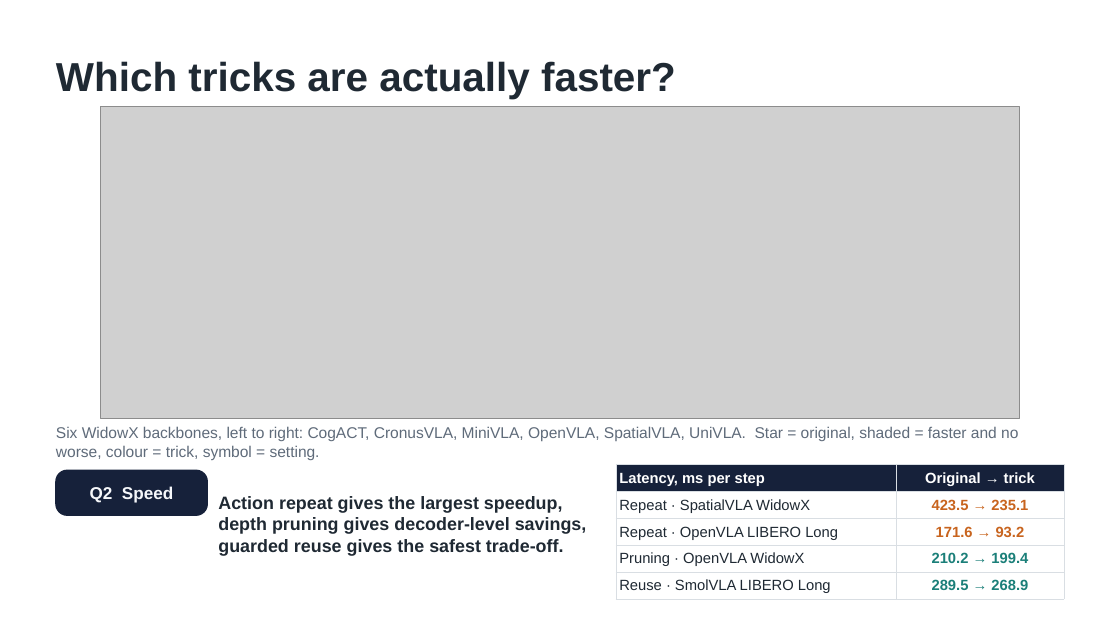
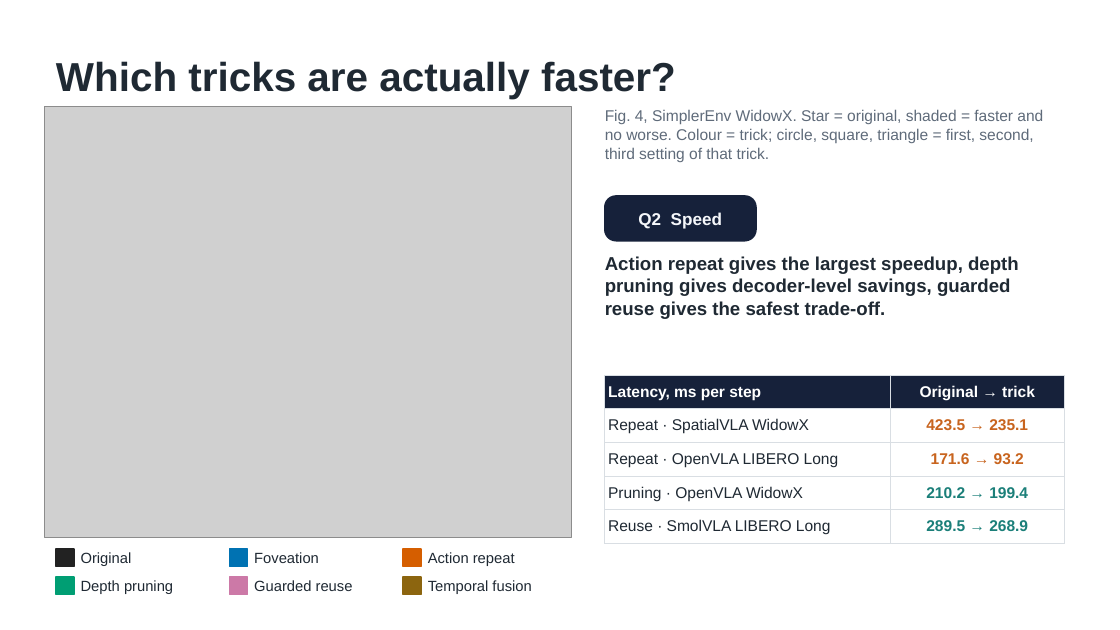
Before and after one commit to trillion-boy/BiVLA, a slide deck: slide 11 of experiments/paper/video/ICRA27_video_v2.pptx. Drawn at 1120x630 pixels with LibreOffice and Linux fonts; fonts in the diff are those of the drawing; grey boxes stand for pictures. Boxes give left, top, right and bottom in pixels: in the first picture for what was removed or moved away, otherwise in the second. Text is boxed around its words. In the diff, an @@ line names an element or a change of style, - is before the commit and + after.

```diff
--- a/experiments/paper/video/ICRA27_video_v2.pptx
+++ b/experiments/paper/video/ICRA27_video_v2.pptx
@@ picture resized from (x1=101, y1=106, x2=1019, y2=419) to (x1=45, y1=106, x2=571, y2=538) @@
@@ text added at (x1=605, y1=109, x2=1043, y2=162), 10 pt, text #5F6B7A @@
+Fig. 4, SimplerEnv WidowX. Star = original, shaded = faster and no worse. Colour = trick; circle, square, triangle = first, second, third setting of that trick.
@@ text "Q2 Speed" moved from (x1=90, y1=486, x2=173, y2=503) to (x1=638, y1=212, x2=722, y2=229) @@
@@ rounded rectangle moved from (x1=56, y1=470, x2=207, y2=515) to (x1=605, y1=196, x2=756, y2=241) @@
@@ text "Action repeat gives the largest ..." moved from (x1=218, y1=496, x2=587, y2=556) to (x1=605, y1=256, x2=1019, y2=319) @@
@@ text "Action repeat gives the largest ..." at (x1=605, y1=256, x2=1019, y2=319): size 11.5 to 12 pt; vertical alignment middle to top @@
@@ table at (x1=605, y1=375, x2=1064, y2=539) @@
@@ size 9.5 to 10 pt @@
@@ table resized from (x1=616, y1=465, x2=1064, y2=597) to (x1=605, y1=375, x2=1064, y2=539) @@
@@ text removed at (x1=56, y1=426, x2=1018, y2=460) @@
-Six WidowX backbones, left to right: CogACT, CronusVLA, MiniVLA, OpenVLA, SpatialVLA, UniVLA. Star = original, shaded = faster and no worse, colour = trick, symbol = setting.
@@ rectangle added at (x1=56, y1=549, x2=74, y2=567), fill #222222, outline #222222 1 pt @@
@@ text added at (x1=81, y1=552, x2=132, y2=566), 9.5 pt, text #1F2933 @@
+Original
@@ rectangle added at (x1=230, y1=549, x2=248, y2=567), fill #0072B2, outline #0072B2 1 pt @@
@@ text added at (x1=254, y1=552, x2=319, y2=563), 9.5 pt, text #1F2933 @@
+Foveation
@@ rectangle added at (x1=403, y1=549, x2=421, y2=567), fill #D55E00, outline #D55E00 1 pt @@
@@ text added at (x1=428, y1=552, x2=515, y2=566), 9.5 pt, text #1F2933 @@
+Action repeat
@@ rectangle added at (x1=56, y1=577, x2=74, y2=595), fill #009E73, outline #009E73 1 pt @@
@@ text added at (x1=81, y1=580, x2=173, y2=594), 9.5 pt, text #1F2933 @@
+Depth pruning
@@ rectangle added at (x1=230, y1=577, x2=248, y2=595), fill #CC79A7, outline #CC79A7 1 pt @@
@@ text added at (x1=254, y1=580, x2=353, y2=591), 9.5 pt, text #1F2933 @@
+Guarded reuse
@@ rectangle added at (x1=403, y1=577, x2=421, y2=595), fill #8C650F, outline #8C650F 1 pt @@
@@ text added at (x1=428, y1=580, x2=531, y2=594), 9.5 pt, text #1F2933 @@
+Temporal fusion
```
Also in this commit, not shown: 8 other slides changed, 11 other files.
